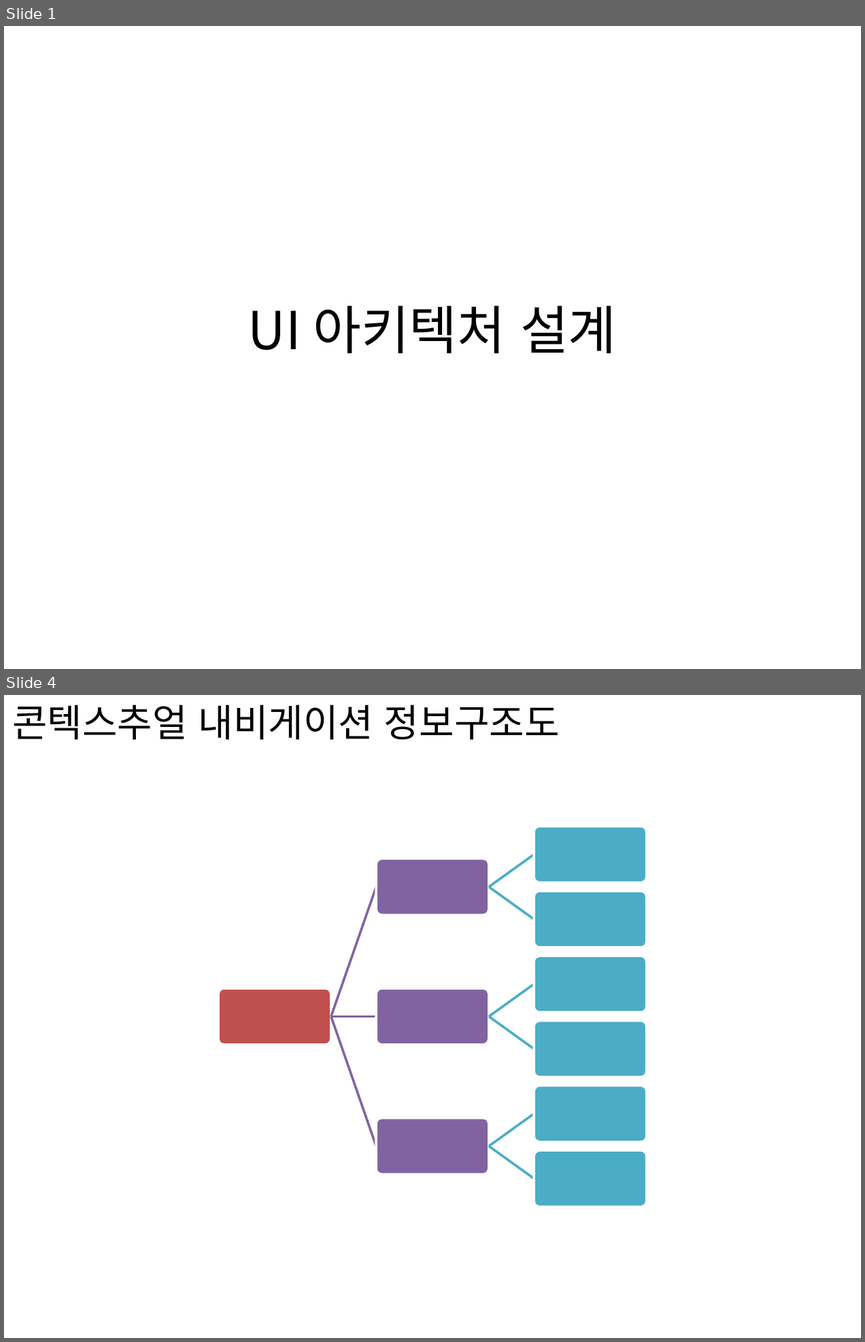
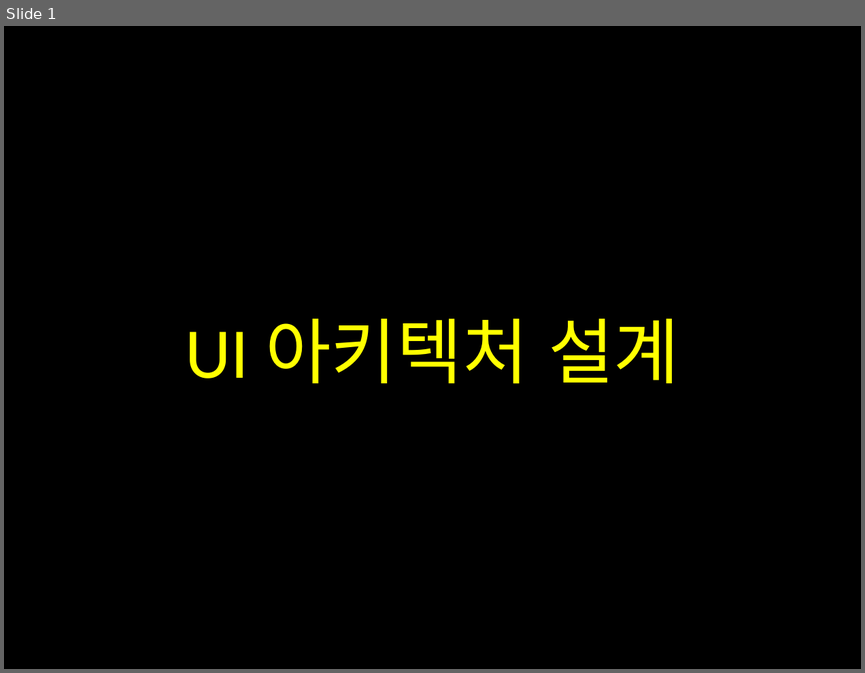
Before and after one commit to gns11/ex, a slide deck: UI 아키텍처 설계-안종훈.pptx. Shown one above the other, each under a label of ours: slides 1 and 4 before the commit, slide 1 after it; the slides between them are not shown. The pictures are 865x1342 and 865x673 pixels, drawn with LibreOffice and Linux fonts; fonts in the diff are those of the drawing. Boxes give left, top, right and bottom in pixels: in the first picture for what was removed or moved away, otherwise in the second. Text is boxed around its words. In the diff, an @@ line names an element or a change of style, - is before the commit and + after.

```diff
--- a/UI 아키텍처 설계-안종훈.pptx
+++ b/UI 아키텍처 설계-안종훈.pptx
@@ slide 4 removed at <box>4,695,861,1338</box>, background #FFFFFF @@
@@ text removed at <box>12,705,560,740</box> @@
-콘텍스추얼 내비게이션 정보구조도
@@ group removed at <box>218,826,647,1206</box>: 10 rounded rectangles, 9 freeform shapes @@
@@ slide 1 changed as well @@
@@ background #FFFFFF to #000000 @@
@@ title "UI 아키텍처 설계" at <box>186,318,679,384</box>: size 44 to 60 pt, font Noto Sans CJK KR to Calibri, text colour #000000 to #FFFF00; line spacing 1 to 0.9; vertical alignment middle to bottom @@
```
Also in this commit, not shown: 1 other slide changed, 3 slides added, 1 other slide removed.
